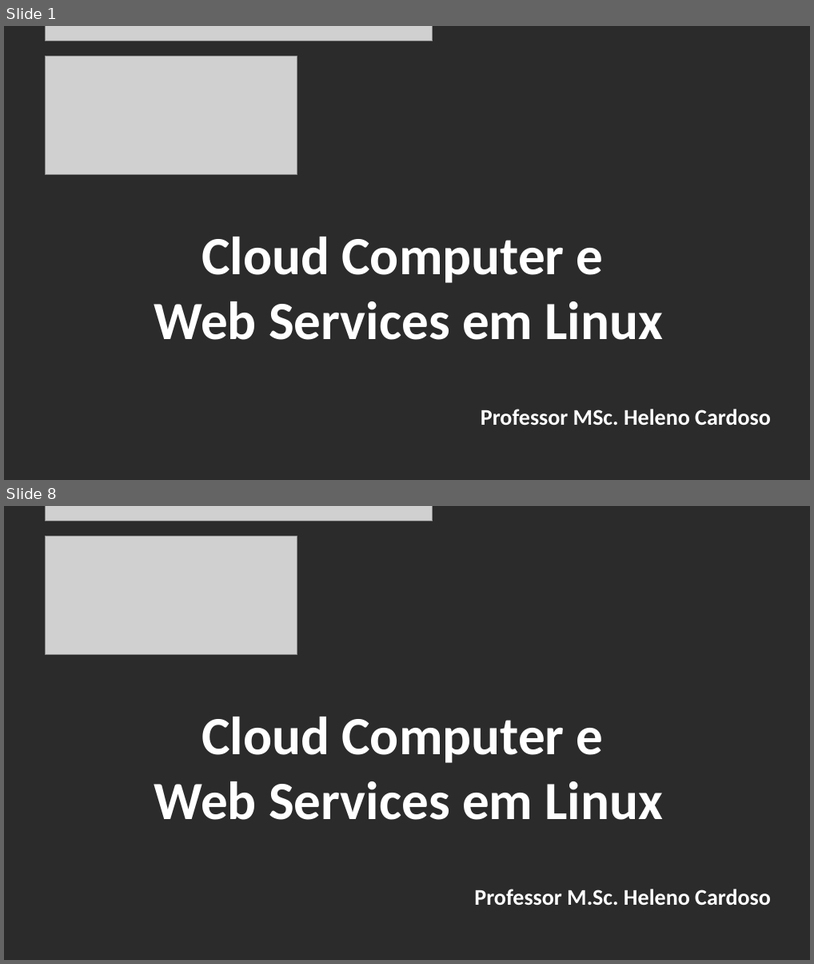
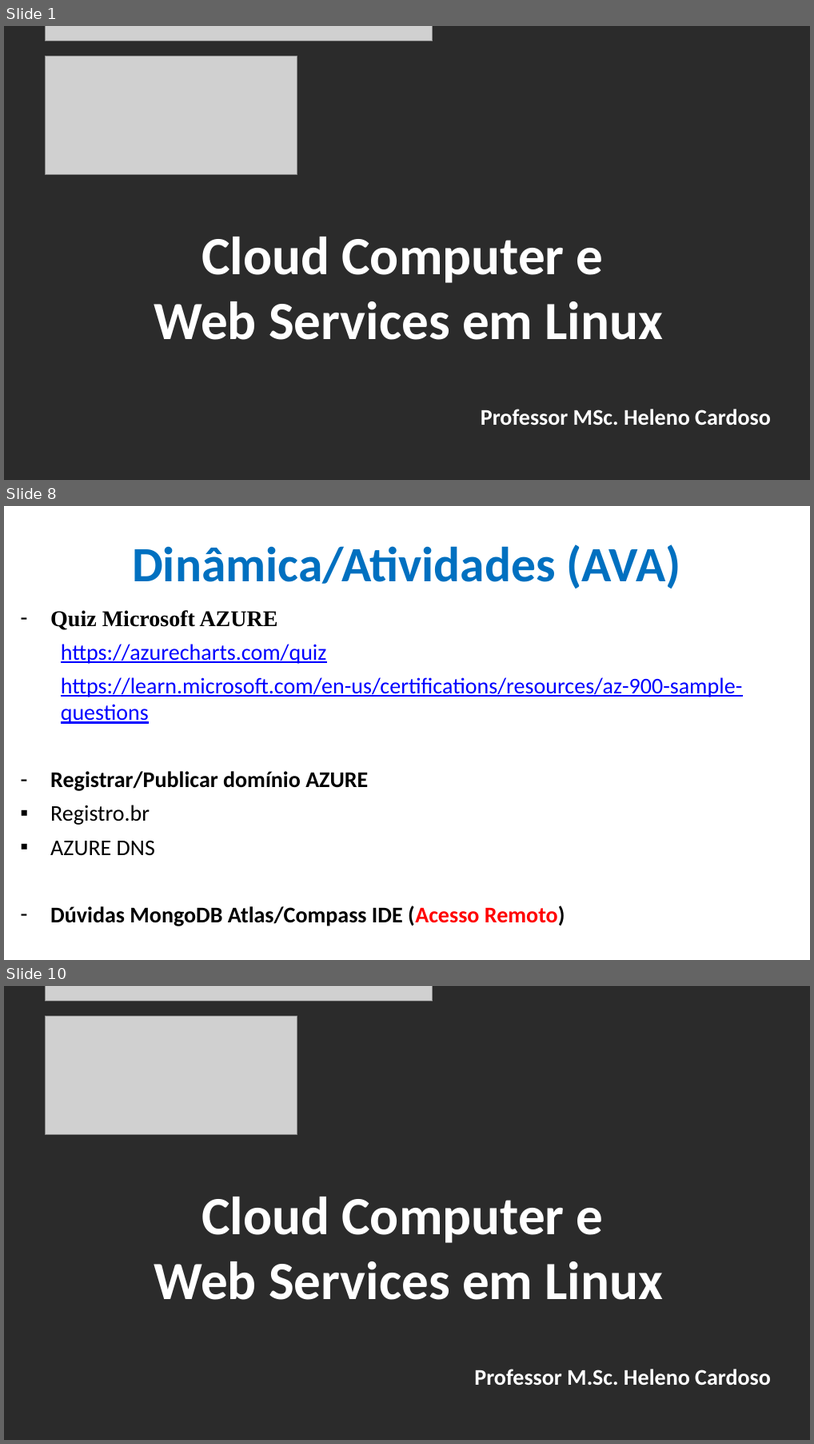
Before and after one commit to CloudEducationBrazil/WydenComputacaoNuvemWebServicesLinux, a slide deck: 01 Classes/Aula 07 - Computação em Nuvem e Web Services em Linux Cloud AZURE.pptx. Shown one above the other, each under a label of ours: slides 1 and 8 before the commit, slides 1, 8 and 10 after it; the slides between them are not shown. The pictures are 814x964 and 814x1444 pixels, drawn with LibreOffice and Linux fonts; fonts in the diff are those of the drawing; grey boxes stand for pictures; background and template pictures are left out; a plain dark background stands for a picture behind light text. Boxes give left, top, right and bottom in pixels: in the first picture for what was removed or moved away, otherwise in the second. Text is boxed around its words. In the diff, an @@ line names an element or a change of style, - is before the commit and + after.

```diff
--- a/01 Classes/Aula 07 - Computação em Nuvem e Web Services em Linux Cloud AZURE.pptx
+++ b/01 Classes/Aula 07 - Computação em Nuvem e Web Services em Linux Cloud AZURE.pptx
@@ slide 8 added at (4, 506, 810, 960), background picture (left out) @@
@@ title added at (132, 544, 682, 588), 44 pt, text #0070C0, bold @@
+Dinâmica/Atividades (AVA)
@@ text added at (50, 610, 743, 926), 20 pt, text #0000FF @@
+– Quiz Microsoft AZURE
+  https://azurecharts.com/quiz
+  https://learn.microsoft.com/en-us/certifications/resources/az-900-sample-questions
+– Registrar/Publicar domínio AZURE
+▪ Registro.br
+▪ AZURE DNS
+– Dúvidas MongoDB Atlas/Compass IDE (Acesso Remoto)
@@ what was slide 8 is now slide 10 @@
```
Also in this commit, not shown: 5 slides changed, 2 other slides added, 1 slide removed, 1 other file.
